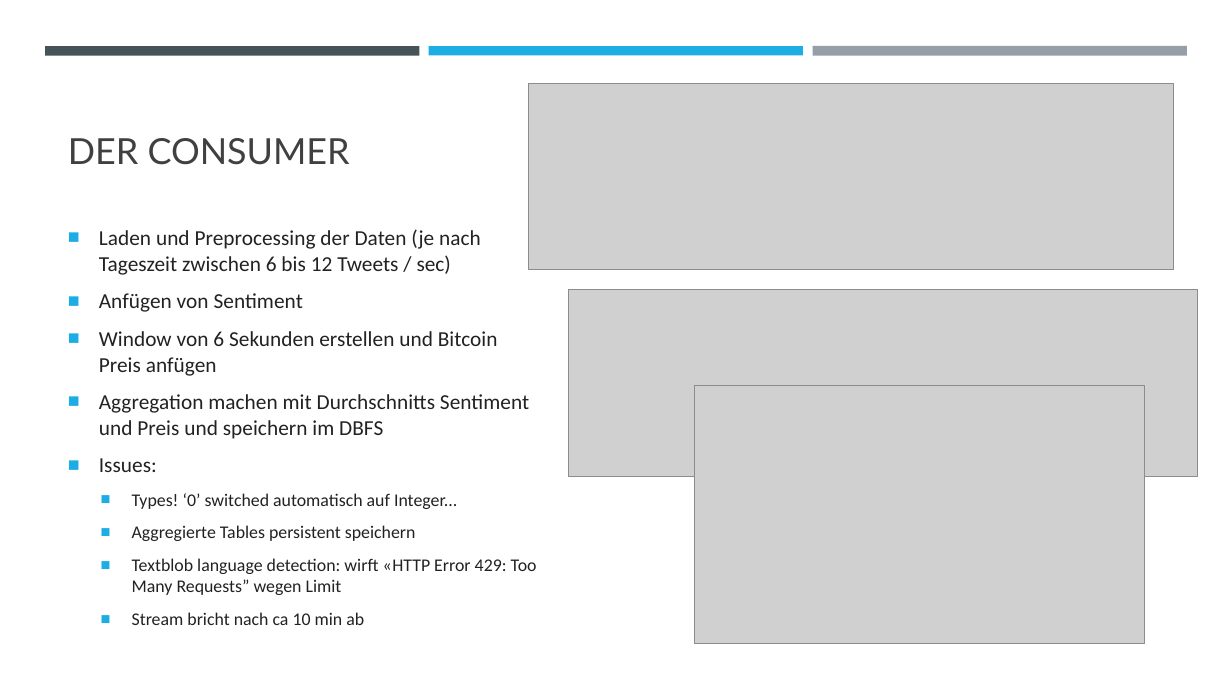
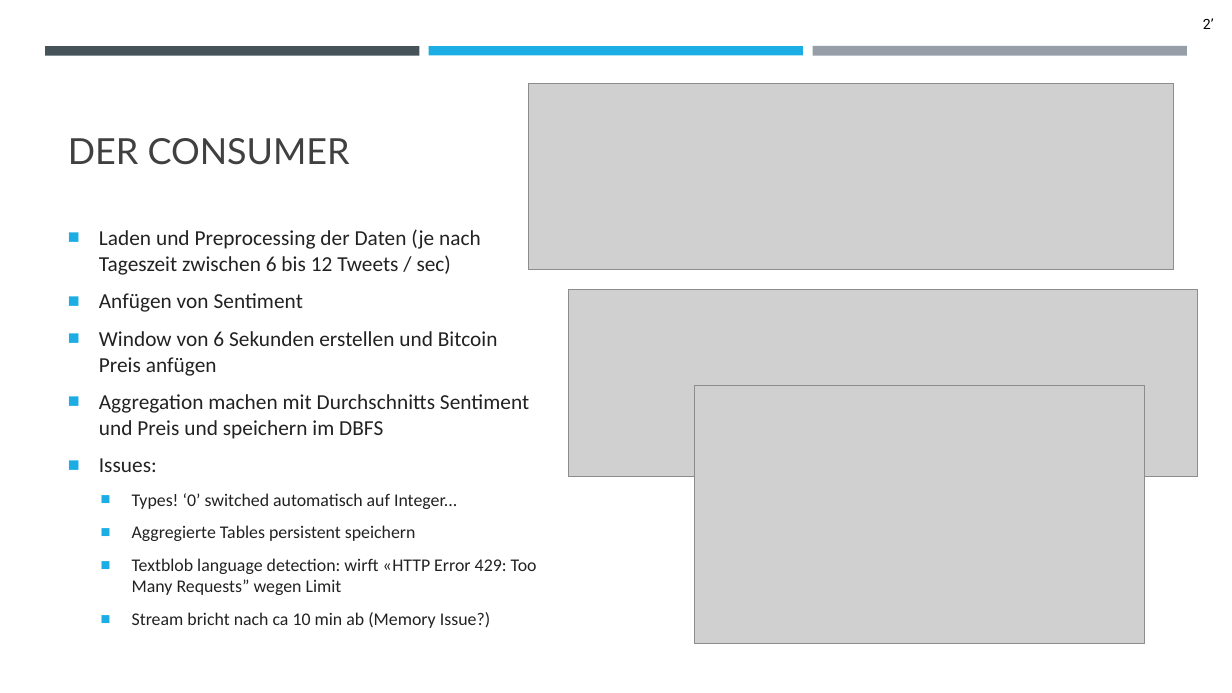
Before and after one commit to alexweltgeist/twitter_bitcoin, a slide deck: slide 11 of BitcoinPreisundTweets_v03.pptx. Drawn at 1232x693 pixels with LibreOffice and Linux fonts; fonts in the diff are those of the drawing; grey boxes stand for pictures. Boxes give left, top, right and bottom in pixels: in the first picture for what was removed or moved away, otherwise in the second. Text is boxed around its words. In the diff, an @@ line names an element or a change of style, - is before the commit and + after.

```diff
--- a/BitcoinPreisundTweets_v03.pptx
+++ b/BitcoinPreisundTweets_v03.pptx
@@ text added at [1203,18,1214,29], 11 pt, text #000000 @@
+2’
@@ text at [132,612,490,628]: text changed @@
-  ■ Stream bricht nach ca 10 min ab
+  ■ Stream bricht nach ca 10 min ab (Memory Issue?)
```
Also in this commit, not shown: 9 other slides changed.
